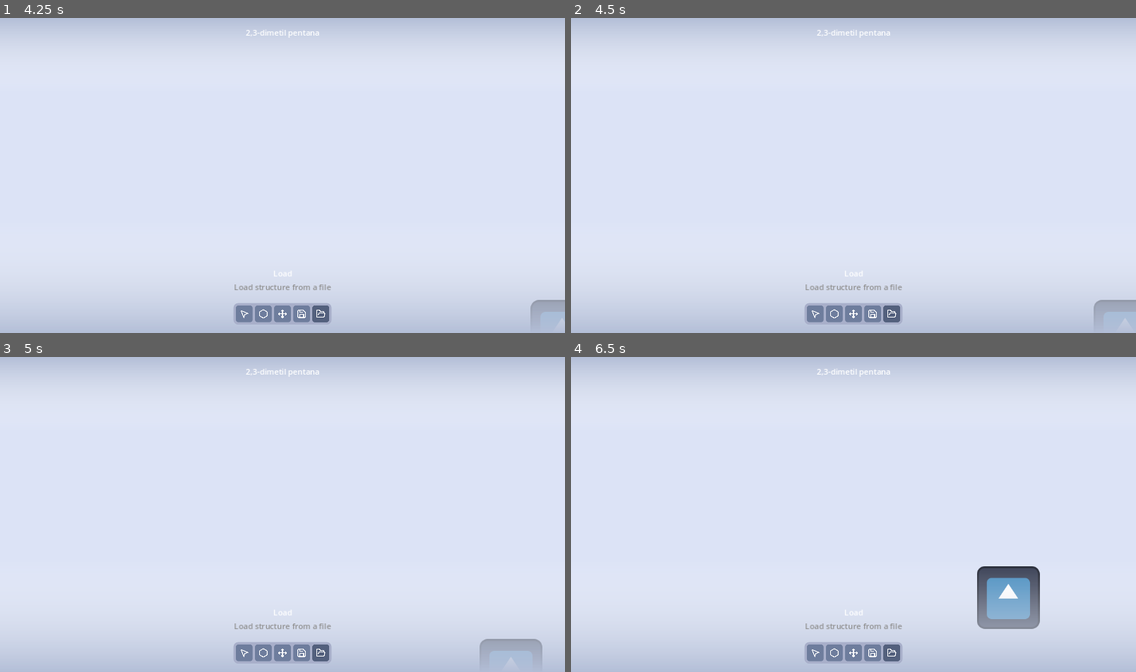
Above: before the commit, frames 1-4 (two rows, left to right).
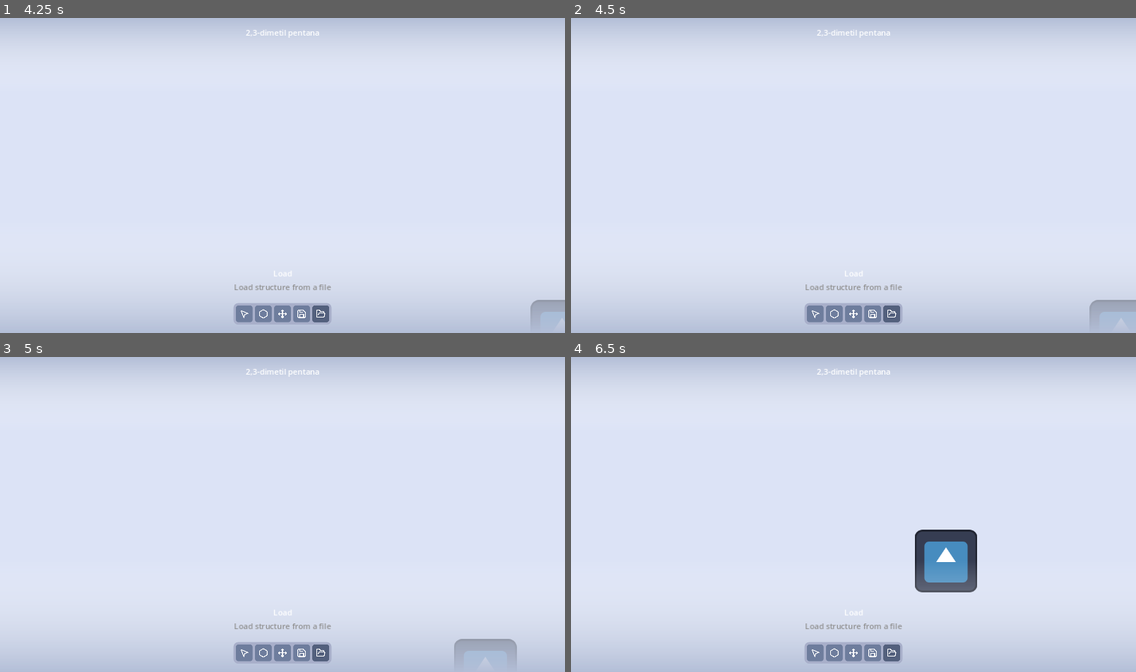
Above: after the commit, the same moments.

Repository: HanzCEO/AlkaneLab
Game: Godot game, scene res://main.tscn
Two runs of this game, one before a commit and one after it. Both use one fixed random seed, a clock stepped at 60 frames per second and the inputs below. The engine's default icon, where the game draws it, is replaced by a stand-in: a white triangle on a blue panel in a dark square.
Inputs (mouse positions are in pixels of both pictures, inside the frame that each line leads up to):
- Up to frame 1 (4.25 s): click (242, 314) at 0.5 s; click (265, 314) at 1.25 s; click (282, 314) at 2 s; click (299, 314) at 2.75 s; click (322, 314) at 3.5 s
- Up to frame 2 (4.5 s): tap Enter at 4.25 s; move the mouse to (977, 159) at 4.27 s; hold D from 4.28 s (still down)
- Up to frame 3 (5 s): keep holding D
- Up to frame 4 (6.5 s): move the mouse to (740, 530) at 5.02 s; release D at 5.03 s; hold S 5.03-5.78 s; move the mouse to (910, 445) at 5.77 s; hold D from 5.78 s (still down)

Frame 1 is identical in both runs. In frame 2, less than 0.1% of the frame differs, in the area x 91-99%, y 89-97%; in frame 3, 0.5%; in frame 4, 4.3%, in the area x 60-83%, y 54-87%.

Commit message:
fix: Increased camera speed

Diff:
--- a/CameraGuy.gd
+++ b/CameraGuy.gd
@@ -1,6 +1,6 @@
 extends CharacterBody2D
 
-var SPEED = 200
+var SPEED = 300
 
 func _ready():
 	motion_mode = CharacterBody2D.MOTION_MODE_FLOATING
